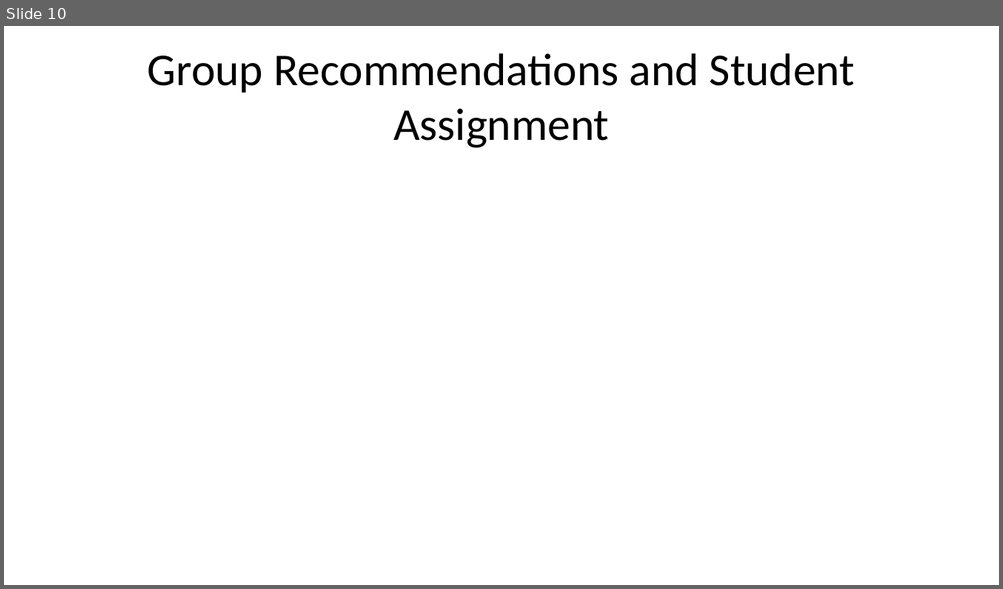
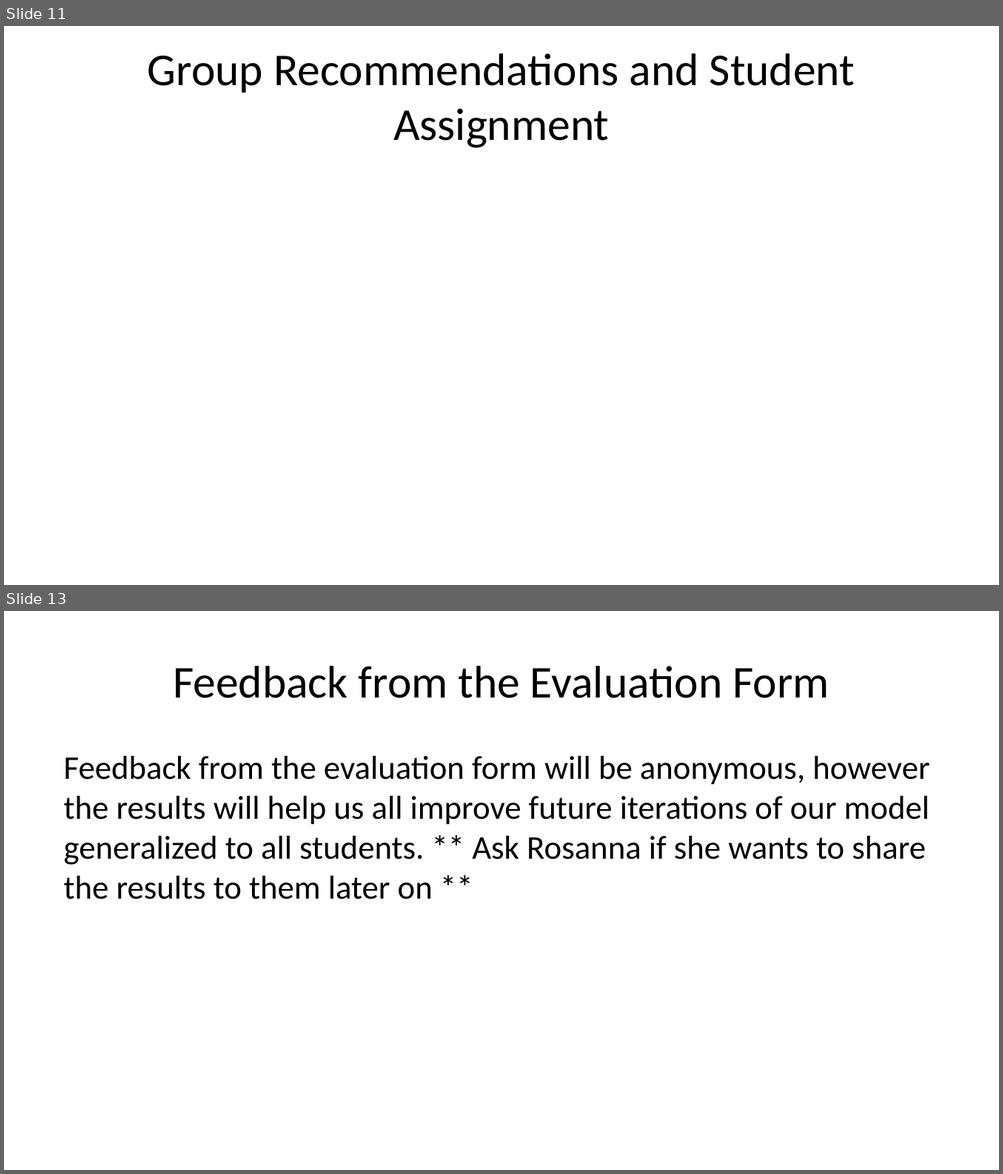
Before and after one commit to deancallahan25/Data322MiniProject, a slide deck: presentation.pptx. Shown one above the other, each under a label of ours: slide 10 before the commit, slides 11 and 13 after it; the slides between them are not shown. The pictures are 1003x589 and 1003x1174 pixels, drawn with LibreOffice and Linux fonts; fonts in the diff are those of the drawing. Boxes give left, top, right and bottom in pixels: in the first picture for what was removed or moved away, otherwise in the second. Text is boxed around its words. In the diff, an @@ line names an element or a change of style, - is before the commit and + after.

Commit message:
Added Complete Linkage and Feedback Slides

```diff
--- a/presentation.pptx
+++ b/presentation.pptx
@@ slide 13 added at (4,611,999,1170), background #FFFFFF @@
@@ title added at (173,666,829,698), 33 pt, text #000000 @@
+Feedback from the Evaluation Form
@@ text added at (64,756,929,900), 24 pt, text #000000 @@
+Feedback from the evaluation form will be anonymous, however the results will help us all improve future iterations of our model generalized to all students. ** Ask Rosanna if she wants to share the results to them later on **
@@ what was slide 10 is now slide 11 @@
```
Also in this commit, not shown: 3 slides changed, 3 other slides added, 2 slides removed, 2 other files.
